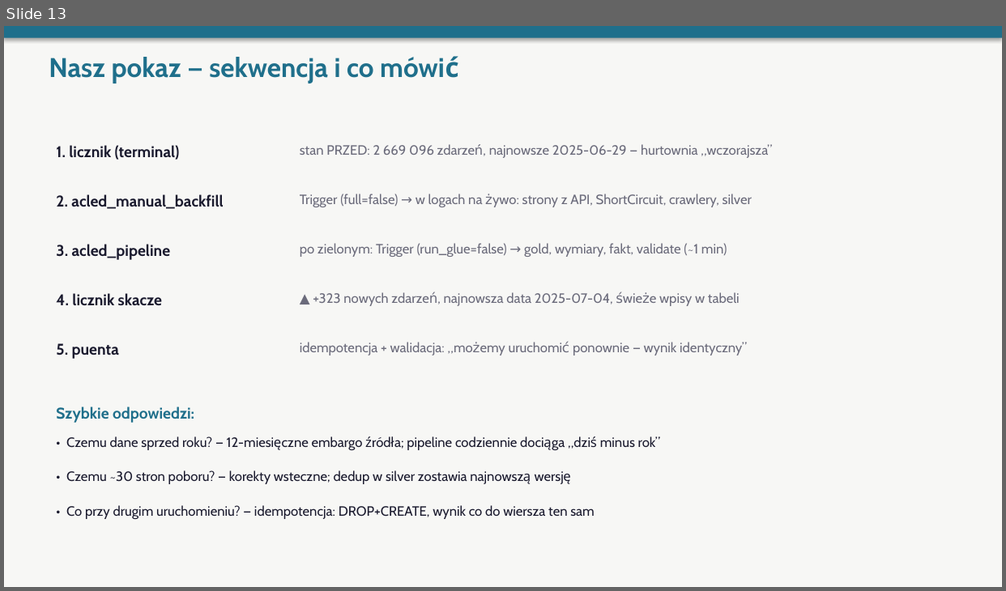
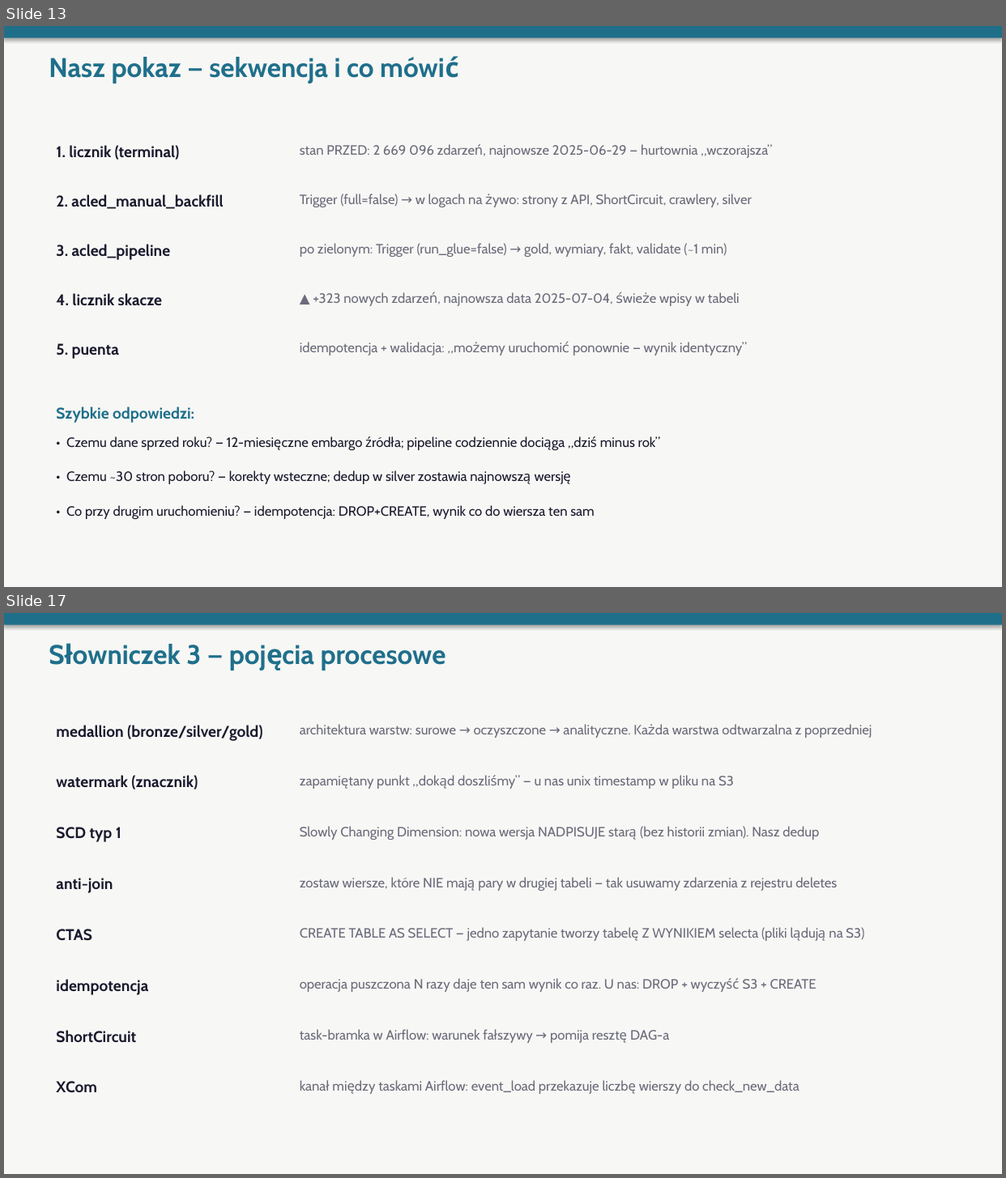
Before and after one commit to oskarfightingthekube/acled-etl-dashboard, a slide deck: docs/prezentacja_etl.pptx. Shown one above the other, each under a label of ours: slide 13 before the commit, slides 13 and 17 after it; the slides between them are not shown. The pictures are 1006x591 and 1006x1178 pixels, drawn with LibreOffice and Linux fonts; fonts in the diff are those of the drawing. Boxes give left, top, right and bottom in pixels: in the first picture for what was removed or moved away, otherwise in the second. Text is boxed around its words. In the diff, an @@ line names an element or a change of style, - is before the commit and + after.

```diff
--- a/docs/prezentacja_etl.pptx
+++ b/docs/prezentacja_etl.pptx
@@ slide 17 added at (x1=4, y1=613, x2=1002, y2=1174), background #F7F7F5 @@
@@ rectangle added at (x1=4, y1=613, x2=1002, y2=625), fill #1F6F8B @@
@@ text added at (x1=186, y1=645, x2=446, y2=671), 26 pt, text #1F6F8B, bold @@
+Słowniczek 3 — pojęcia procesowe
@@ text added at (x1=56, y1=725, x2=263, y2=741), 15 pt, text #1A1A2E, bold @@
+medallion (bronze/silver/gold)
@@ text added at (x1=300, y1=724, x2=872, y2=738), 13 pt, text #6B6B7B @@
+architektura warstw: surowe → oczyszczone → analityczne. Każda warstwa odtwarzalna z poprzedniej
@@ text added at (x1=56, y1=775, x2=198, y2=790), 15 pt, text #1A1A2E, bold @@
+watermark (znacznik)
@@ text added at (x1=377, y1=775, x2=734, y2=789), 13 pt, text #6B6B7B @@
+zapamiętany punkt „dokąd doszliśmy” — u nas unix timestamp w pliku na S3
@@ text added at (x1=56, y1=827, x2=121, y2=842), 15 pt, text #1A1A2E, bold @@
+SCD typ 1
@@ text added at (x1=300, y1=826, x2=819, y2=840), 13 pt, text #6B6B7B @@
+Slowly Changing Dimension: nowa wersja NADPISUJE starą (bez historii zmian). Nasz dedup
@@ text added at (x1=56, y1=878, x2=113, y2=893), 15 pt, text #1A1A2E, bold @@
+anti-join
@@ text added at (x1=300, y1=877, x2=837, y2=891), 13 pt, text #6B6B7B @@
+zostaw wiersze, które NIE mają pary w drugiej tabeli — tak usuwamy zdarzenia z rejestru deletes
@@ text added at (x1=300, y1=927, x2=864, y2=941), 13 pt, text #6B6B7B @@
+CREATE TABLE AS SELECT — jedno zapytanie tworzy tabelę Z WYNIKIEM selecta (pliki lądują na S3)
@@ text added at (x1=56, y1=929, x2=92, y2=941), 15 pt, text #1A1A2E, bold @@
+CTAS
@@ text added at (x1=56, y1=979, x2=148, y2=995), 15 pt, text #1A1A2E, bold @@
+idempotencja
@@ text added at (x1=300, y1=978, x2=816, y2=992), 13 pt, text #6B6B7B @@
+operacja puszczona N razy daje ten sam wynik co raz. U nas: DROP + wyczyść S3 + CREATE
@@ text added at (x1=56, y1=1030, x2=136, y2=1043), 15 pt, text #1A1A2E, bold @@
+ShortCircuit
@@ text added at (x1=300, y1=1029, x2=669, y2=1043), 13 pt, text #6B6B7B @@
+task-bramka w Airflow: warunek fałszywy → pomija resztę DAG-a
@@ text added at (x1=56, y1=1081, x2=97, y2=1093), 15 pt, text #1A1A2E, bold @@
+XCom
@@ text added at (x1=378, y1=1080, x2=799, y2=1094), 13 pt, text #6B6B7B @@
+kanał między taskami Airflow: event_load przekazuje liczbę wierszy do check_new_data
```
Also in this commit, not shown: 7 other slides added.
